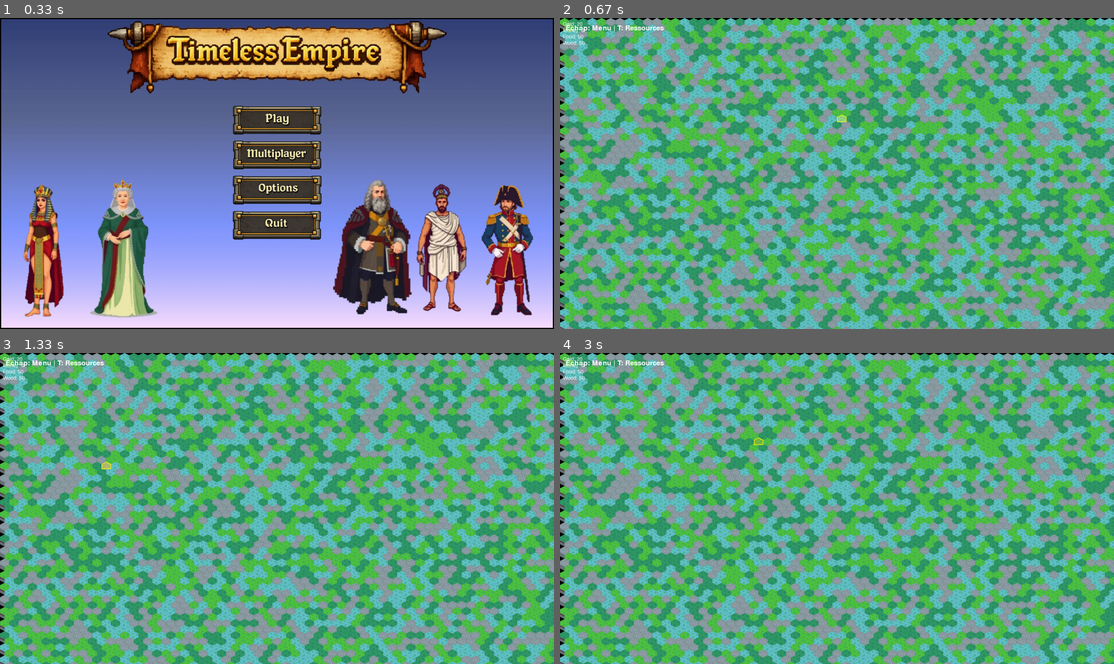
Above: before the commit, frames 1-4 (two rows, left to right).
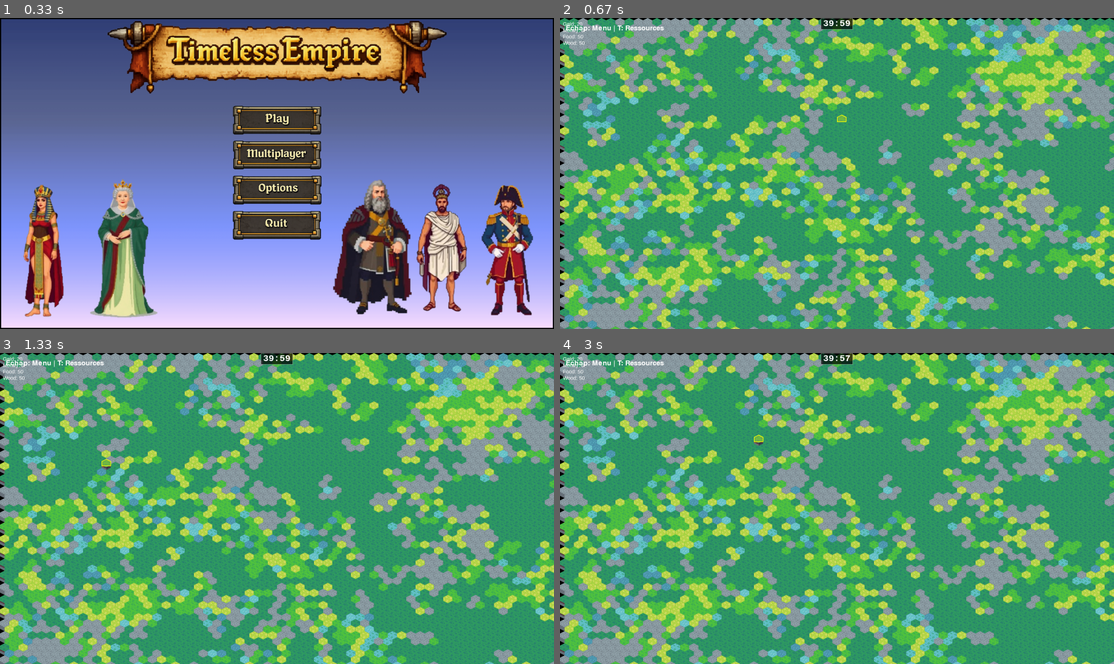
Above: after the commit, the same moments.

Repository: matconstant77-bit/TimelessEmpire
Game: pygame game, started from game.py
The game is run twice, just before and just after one commit, with the same random seed, the same clock (stepped at 60 frames per second) and the same inputs.
Inputs (mouse positions are in pixels of both pictures, inside the frame that each line leads up to):
- Up to frame 1 (0.33 s): no input
- Up to frame 2 (0.67 s): click (837, 120) at 0.38 s
- Up to frame 3 (1.33 s): click (282, 530) at 0.72 s; click (105, 461) at 1.05 s
- Up to frame 4 (3 s): click (1041, 617) at 1.38 s; click (848, 402) at 1.72 s; click (809, 589) at 2.05 s; click (820, 455) at 2.38 s; click (759, 443) at 2.72 s

Frame 1 is identical in both runs. In frame 2, 79% of the frame differs, in the area x 0-100%, y 0-100%; in frame 3, 79%; in frame 4, 79%.

Commit message:
avancé hexagones

Diff:
--- a/game.py
+++ b/game.py
@@ -2,6 +2,7 @@
 import subprocess
 import os
 import warnings
+import random
 from io import StringIO
 
 os.environ["PYGAME_HIDE_SUPPORT_PROMPT"] = "1"
@@ -80,6 +81,13 @@
     'herbe': Herbe_1,
     'foret': Herbe_2,
     'montagne': Pierre_1,
+}
+
+terrain_variantes = {
+    'eau': [Eau_1, Eau_2, Eau_3],
+    'herbe': [Herbe_1],
+    'foret': [Herbe_2, Herbe_3],
+    'montagne': [Pierre_1],
 }
 
 
@@ -263,11 +271,13 @@
 
 # Hexagone : Tuile carte hex (layout "odd-r")
 class Hexagone:
-    def __init__(self, q, r, type_terrain):
+    def __init__(self, q, r, type_terrain, tuile_surface=None):
         self.q = q                           # Coord q (cube coords)
         self.r = r                           # Coord r
         self.type_terrain = type_terrain     # Type ('herbe', 'eau'...)
-        self.tuile = tuiles[type_terrain]   # Image associée
+        self.tuile = tuile_surface if tuile_surface is not None else tuiles[type_terrain]   # Image associée
+        self.selection_lift = 0.0           # Animation visuelle de sélection
+        self.target_lift = 0.0              # Cible d'animation (0.0 ou 1.0)
 
     def get_pixel_pos(self, size=32, vertical_spacing=42):
         """Retourne la position en pixels de l'hexagone."""
@@ -288,22 +298,115 @@
         self.largeur = largeur
         self.hauteur = hauteur
         self.hexagones = []
+        self.selected_hex = None
         self._mask_cache = {}
         self.generer_carte()
 
+    def update_selection_animation(self):
+        """Anime en douceur le relèvement des hexagones sélectionnés."""
+        for hex_obj in self.hexagones:
+            delta = hex_obj.target_lift - hex_obj.selection_lift
+            if abs(delta) < 0.01:
+                hex_obj.selection_lift = hex_obj.target_lift
+            else:
+                hex_obj.selection_lift += delta * 0.22
+
+    def select_hex(self, hex_obj):
+        """Sélectionne un hexagone et déclenche son animation de relèvement."""
+        if self.selected_hex is not None and self.selected_hex is not hex_obj:
+            self.selected_hex.target_lift = 0.0
+
+        if hex_obj is None:
+            self.selected_hex = None
+            return
+
+        self.selected_hex = hex_obj
+        self.selected_hex.target_lift = 1.0
+
     def generer_carte(self):
-        """Génère la carte avec des hexagones aléatoires."""
-        import random
-        types_terrain = ['eau', 'herbe', 'foret', 'montagne']
-
+        """Génère une carte en grands amas organiques avec moins d'eau."""
+        self.hexagones.clear()
+
+        # Poids de base (proportion de chaque terrain dans le pool de germes)
+        terrain_pool = ['herbe'] * 45 + ['foret'] * 28 + ['montagne'] * 18 + ['eau'] * 9
+
+        # --- Étape 1: Germes Voronoi répartis aléatoirement ---
+        # ~1 germe pour 85 cases → amas de taille ~85 cases chacun
+        n_seeds = max(28, (self.largeur * self.hauteur) // 10)
+        seeds = [
+            (random.randint(0, self.largeur - 1),
+             random.randint(0, self.hauteur - 1),
+             random.choice(terrain_pool))
+            for _ in range(n_seeds)
+        ]
+
+        # --- Étape 2: Attribution Voronoi avec bruit gaussien sur la distance ---
+        # Le bruit rend les frontières irrégulières et organiques (pas des droites)
+        noise_scale = (self.largeur + self.hauteur) / 28.0
+        terrain_grid = {}
         for r in range(self.hauteur):
             for q in range(self.largeur):
-                type_terrain = random.choice(types_terrain)
-                hex_obj = Hexagone(q, r, type_terrain)
-                self.hexagones.append(hex_obj)
+                best_type = 'herbe'
+                min_dist = float('inf')
+                for sq, sr, st in seeds:
+                    d = ((q - sq) ** 2 + (r - sr) ** 2) ** 0.5
+                    d += random.gauss(0, noise_scale)
+                    if d < min_dist:
+                        min_dist = d
+                        best_type = st
+                terrain_grid[(q, r)] = best_type
+
+        # --- Étape 3: Lissage cellulaire (2 passes) ---
+        # Élimine les cellules seules et adoucit les transitions trop abruptes.
+        # Seulement si 5 voisins sur 6 sont d'un même type → conversion douce.
+        for _ in range(2):
+            new_grid = {}
+            for r in range(self.hauteur):
+                for q in range(self.largeur):
+                    neighbors = self._get_existing_neighbors(q, r, terrain_grid)
+                    if len(neighbors) < 2:
+                        new_grid[(q, r)] = terrain_grid[(q, r)]
+                        continue
+                    counts = {}
+                    for t in neighbors:
+                        counts[t] = counts.get(t, 0) + 1
+                    majority = max(counts, key=counts.get)
+                    if counts[majority] >= 5:
+                        new_grid[(q, r)] = majority
+                    else:
+                        new_grid[(q, r)] = terrain_grid[(q, r)]
+            terrain_grid = new_grid
+
+        # --- Étape 4: Création des hexagones avec variantes visuelles ---
+        for r in range(self.hauteur):
+            for q in range(self.largeur):
+                type_terrain = terrain_grid[(q, r)]
+                tuile_surface = self._choose_tile_surface(type_terrain)
+                self.hexagones.append(Hexagone(q, r, type_terrain, tuile_surface=tuile_surface))
+
+    def _choose_tile_surface(self, type_terrain):
+        """Choisit une variante visuelle d'une famille de terrain."""
+        variantes = terrain_variantes.get(type_terrain, [tuiles[type_terrain]])
+        return random.choice(variantes)
+
+    def _get_existing_neighbors(self, q, r, terrain_grid):
+        """Retourne les types des voisins déjà générés (layout odd-r)."""
+        if r % 2 == 0:
+            offsets = [(-1, 0), (1, 0), (0, -1), (-1, -1), (0, 1), (-1, 1)]
+        else:
+            offsets = [(-1, 0), (1, 0), (1, -1), (0, -1), (1, 1), (0, 1)]
+
+        found = []
+        for dq, dr in offsets:
+            nq, nr = q + dq, r + dr
+            if (nq, nr) in terrain_grid:
+                found.append(terrain_grid[(nq, nr)])
+        return found
 
     def dessiner(self, surface, offset_x=0, offset_y=0):
         """Dessine tous les hexagones sur la surface en ordre de profondeur correct."""
+        self.update_selection_animation()
+
         # Trier les hexagones: d'abord par y (position verticale), puis par x (position horizontale)
         # Cela affiche de bas en haut, et pour une même hauteur, de gauche à droite
         hexagones_tries = sorted(self.hexagones, key=lambda h: (h.get_pixel_pos()[1], h.get_pixel_pos()[0]))
@@ -312,6 +415,7 @@
             x, y = hex_obj.get_pixel_pos()
             x += offset_x
             y += offset_y
+            y -= int(hex_obj.selection_lift * 10)
 
             # Vérifier que l'hexagone est dans les limites de la surface
             if -50 < x < surface.get_width() + 50 and -50 < y < surface.get_height() + 50:
@@ -335,6 +439,7 @@
             x, y = hex_obj.get_pixel_pos()
             x += offset_x
             y += offset_y
+            y -= int(hex_obj.selection_lift * 10)
             tile = hex_obj.tuile
             rect = pygame.Rect(x, y, tile.get_width(), tile.get_height())
             if not rect.collidepoint(px, py):
@@ -353,6 +458,7 @@
         x, y = hex_obj.get_pixel_pos()
         x += offset_x
         y += offset_y
+        y -= int(hex_obj.selection_lift * 10)
         tile = hex_obj.tuile
         mask = self._get_mask_for_tile(tile)
 
@@ -529,7 +635,7 @@
         if not os.path.exists(music_file):
             return
         pygame.mixer.music.load(music_file)
-        pygame.mixer.music.set_volume(0)
+        pygame.mixer.music.set_volume(0.1)
         pygame.mixer.music.play(-1)  # -1 pour une boucle infinie
     except pygame.error:
         pass
@@ -537,6 +643,9 @@
 
 running = True
 clock = pygame.time.Clock()
+FONT_TIMER = pygame.font.SysFont("consolas", 34, bold=True)
+GAME_DURATION_MS = 40 * 60 * 1000  # 40 minutes en ms
+game_timer_start = None  # Temps pygame au démarrage de la partie
 # Lance la musique du menu
 music_menu(menu_music)
 
@@ -572,14 +681,19 @@
                         elif btn.action == "new_game":
                             carte = Carte(60, 52)  # Génération carte (60x52 tuiles)
                             game_state = "game"
+                            game_timer_start = pygame.time.get_ticks()
                             player_resources = ressources.PlayerResources(wood=50, food=50, gold=20, money=0)
                         elif btn.action == "multiplayer":
                             turn_manager, players = player_select.select_players(fenetre, clock)
                             if turn_manager:
                                 game_state = "multi_game"
+                                game_timer_start = pygame.time.get_ticks()
                                 player_resources = ressources.PlayerResources(wood=50, food=50, gold=20, money=0)  # Player 1
                         elif btn.action == "options":
                             fenetre, menu = show_options(fenetre, menu, clock)  # Resize fenêtre
+            elif game_state in ["game", "multi_game"] and carte:
+                clicked_hex = carte.get_hex_at_pixel(mouse_pos[0], mouse_pos[1])
+                carte.select_hex(clicked_hex)
 
     # Render selon game_state
     mouse_pos = pygame.mouse.get_pos()
@@ -600,6 +714,25 @@
         ressources.draw_resources_overlay(fenetre, player_resources)  # Overlay ressources
         instruction = FONT_BUTTON.render("Échap: Menu | T: Ressources", True, BLANC)
         fenetre.blit(instruction, (20, 20))
+        # --- Timer central ---
+        if game_timer_start is not None:
+            elapsed = pygame.time.get_ticks() - game_timer_start
+            remaining = max(0, GAME_DURATION_MS - elapsed)
+            mins = remaining // 60000
+            secs = (remaining % 60000) // 1000
+            timer_text = f"{mins:02d}:{secs:02d}"
+            timer_surf = FONT_TIMER.render(timer_text, False, BLANC)
+            tw, th = timer_surf.get_size()
+            pad_x, pad_y = 8, 2
+            box_w, box_h = tw + pad_x * 2, th + pad_y * 2
+            win_w, win_h = fenetre.get_size()
+            box_x = (win_w - box_w) // 2
+            box_y = 0
+            box_surf = pygame.Surface((box_w, box_h), pygame.SRCALPHA)
+            pygame.draw.rect(box_surf, (0, 0, 0, 180), (0, 0, box_w, box_h))
+            pygame.draw.rect(box_surf, (200, 200, 200, 200), (0, 0, box_w, box_h), width=1)
+            fenetre.blit(box_surf, (box_x, box_y))
+            fenetre.blit(timer_surf, (box_x + pad_x, box_y + pad_y))
 
     # Met à jour l'affichage
     pygame.display.flip()
